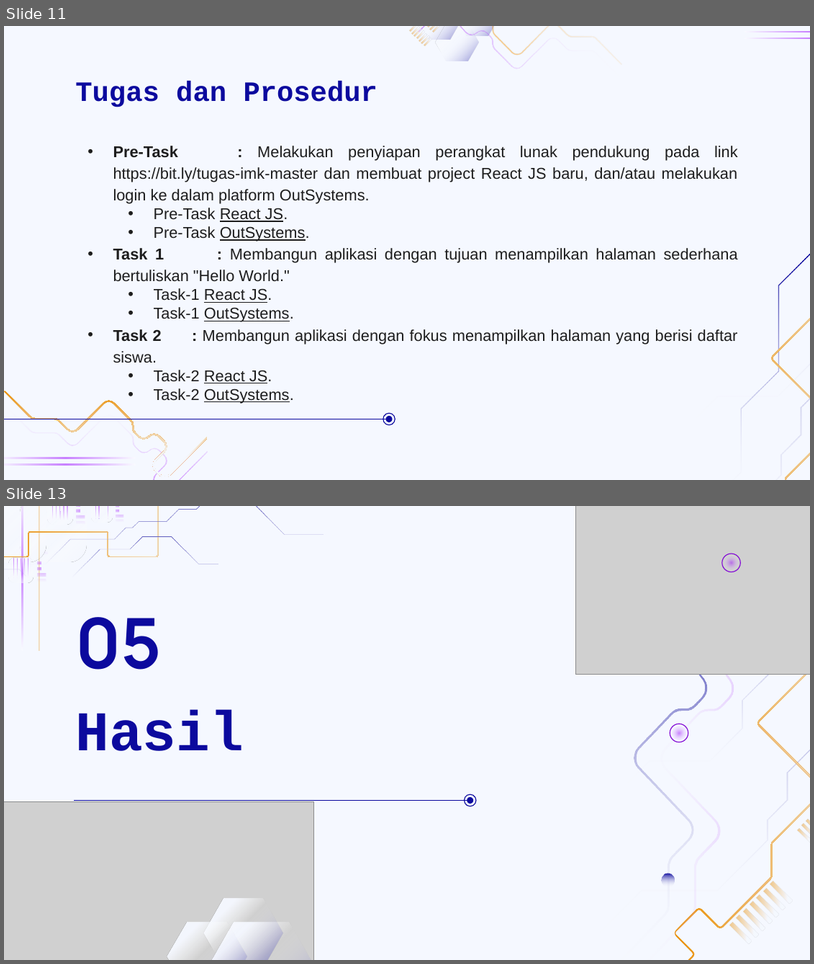
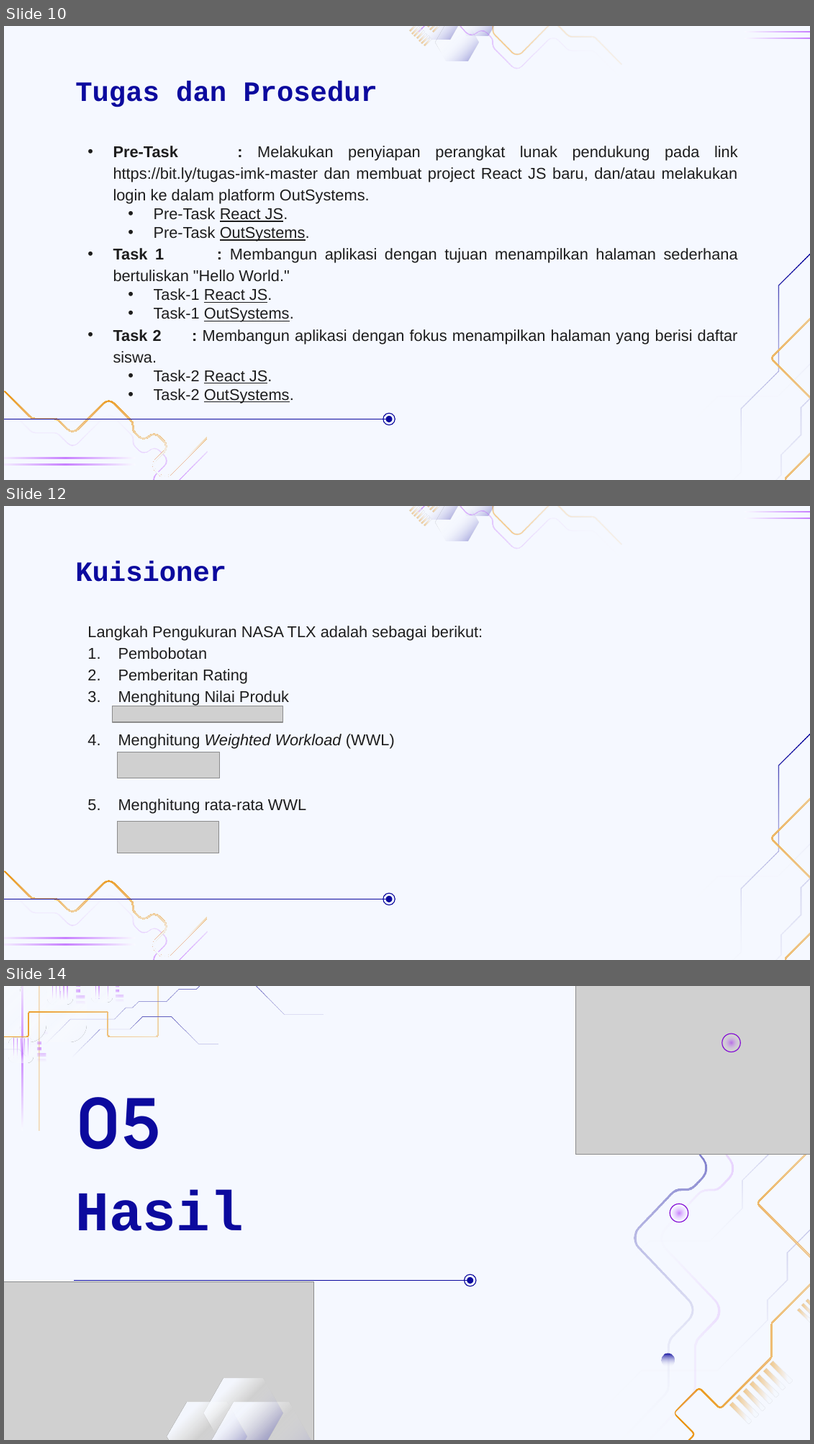
Before and after one commit to tdimk2023p/final-project-nrahmatd, a slide deck: Power Point/Low Code Platform for Improve Human Interaction.pptx. Shown one above the other, each under a label of ours: slides 11 and 13 before the commit, slides 10, 12 and 14 after it; the slides between them are not shown. The pictures are 814x964 and 814x1444 pixels, drawn with LibreOffice and Linux fonts; fonts in the diff are those of the drawing; grey boxes stand for pictures; background and template pictures are left out. Boxes give left, top, right and bottom in pixels: in the first picture for what was removed or moved away, otherwise in the second. Text is boxed around its words. In the diff, an @@ line names an element or a change of style, - is before the commit and + after.

```diff
--- a/Power Point/Low Code Platform for Improve Human Interaction.pptx
+++ b/Power Point/Low Code Platform for Improve Human Interaction.pptx
@@ slide 12 added at (4, 506, 810, 960), background #F5F8FF; not listed: 23 template elements that a slide beside it also shows @@
@@ title added at (75, 561, 226, 582), 25 pt, text #0C0A9E, bold @@
+Kuisioner
@@ subtitle added at (88, 626, 483, 813), 14 pt, text #1D1D1D @@
+Langkah Pengukuran NASA TLX adalah sebagai berikut:
+1. Pembobotan
+2. Pemberitan Rating
+3. Menghitung Nilai Produk
+4. Menghitung Weighted Workload (WWL)
+5. Menghitung rata-rata WWL
@@ picture added at (113, 706, 283, 722) @@
@@ picture added at (117, 752, 219, 777) @@
@@ picture added at (117, 821, 219, 854) @@
@@ group added at (4, 870, 395, 960): 2 freeform shapes, 2 ellipses, 1 line @@
@@ what was slide 11 is now slide 10 @@
@@ what was slide 13 is now slide 14 @@
```
Also in this commit, not shown: 8 slides changed, 4 other slides added, 2 slides removed, 4 other files.
